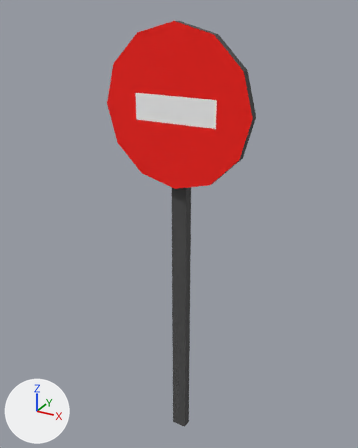
The Blender file assets/models/generic/traffic_sign_forbidden.blend, before and after one commit.
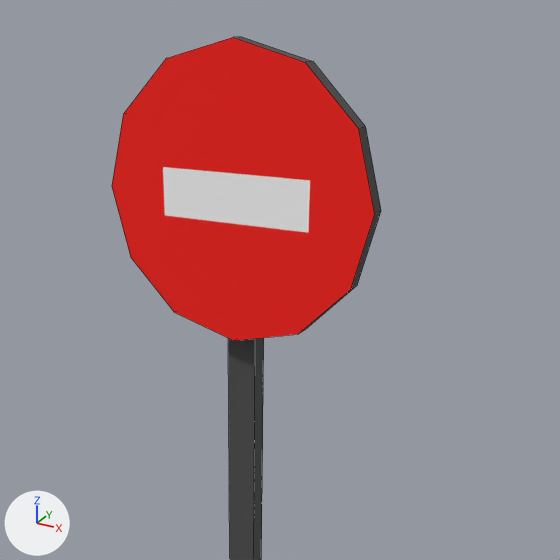
There are two pictures of each version: one whole from a 50 mm lens placed at (1.33, -2.447, 2.818), pointed at (-0.034, 0.033, 1.578), one close up on the part from 13% to 99% of the width and 0% to 69% of the height. The lights are fixed; the arrows at lower left show +X, +Y and +Z. The first two pictures are the older version. The close-ups show mesh edges as thin lines.

The scene before the commit, as lines of its bpy script (objects in view):
```python
mat_red = principled_material('Red')
mat_red.texture = img_traffic_sign_forbidden_png
mat_red.roughness = 1.0
me_circle_003 = bpy.data.meshes.new('Circle.003')
me_circle_003.from_pydata(...)  # 24 vertices, 14 faces; spans x -0.45..0.45, y -0.45..0.45, z 0.0..0.05
# faces by material slot: [1, 13]
me_circle_003.materials.append(mat_red)  # picture img_traffic_sign_forbidden_png
me_circle_003.materials.append(mat_metal_003)  # dark grey #4f4f4f
me_plane_002 = bpy.data.meshes.new('Plane.002')
me_plane_002.from_pydata([(-1.6, -1.0, 0.0), (1.6, -1.0, 0.0), (-1.6, 1.0, 0.0), (1.6, 1.0, 0.0), (-1.6, 1.0, 64.0), (-1.6, -1.0, 64.0), (1.6, -1.0, 64.0), (1.6, 1.0, 64.0)], [], [(5, 6, 7, 4), (1, 3, 7, 6), (2, 0, 5, 4), (3, 2, 4, 7), (0, 1, 6, 5)])
me_plane_002.materials.append(mat_metal_002)  # dark grey #4f4f4f
ob_circle = bpy.data.objects.new('Circle', me_circle_003)
ob_circle.location = (0.0, -0.03, 2.3)
ob_circle.rotation_euler = (1.571, 0.0, 0.0)  # degrees (90, 0, 0)
ob_plane = bpy.data.objects.new('Plane', me_plane_002)
ob_plane.location = (0.0, 0.0, 0.0)
ob_plane.scale = (0.0312, 0.0312, 0.0312)
```
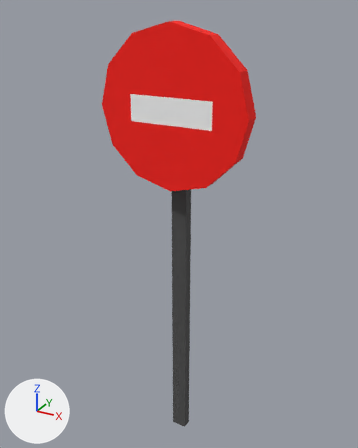
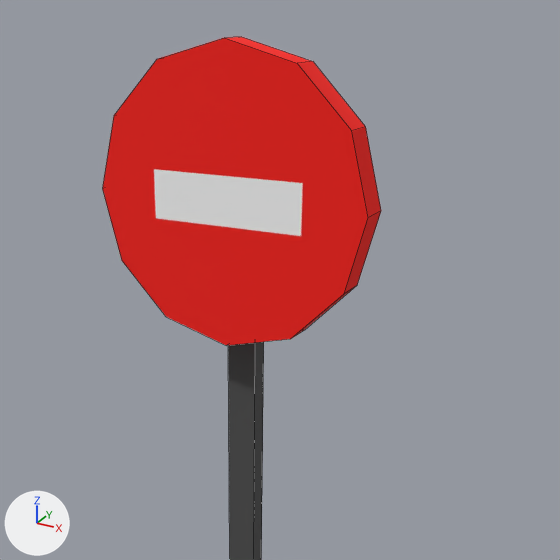
Boxes (x1, y1, x2, y2) around the edits, measured in the close-ups (560 x 560 px; the box of a moved part takes in the faces that stretch with it):
'Circle', surface changed, recoloured, rescaled
    before: (112, 37, 381, 341)
    after: (102, 37, 381, 345)
part 1 of me_circle_003, moved or reshaped
    before: (112, 37, 381, 341)
    after: (102, 37, 381, 345)
part 2 of me_circle_003, recoloured
    before: (234, 37, 381, 333)
    after: (227, 37, 381, 337)

Patch to the scene script:
```diff
--- a/assets/models/generic/traffic_sign_forbidden.blend.py
+++ b/assets/models/generic/traffic_sign_forbidden.blend.py
@@ mat_red @@
 mat_red = principled_material('Red')
-mat_red.texture = img_traffic_sign_forbidden_png
+mat_red.base_color = (1.0, 0.0116, 0.00651)  # red #ff1c13
 mat_red.roughness = 1.0
@@ mat_texture @@
+mat_texture = principled_material('Texture')
+mat_texture.texture = img_traffic_sign_forbidden_png
+mat_texture.roughness = 1.0
@@ me_circle_003 @@
 # used by ob_circle; location = (0.0, -0.03, 2.3); rotation_euler = (1.571, 0.0, 0.0), in degrees (90, 0, 0)
-me_circle_003.from_pydata(...)  # 24 vertices, 14 faces; spans x -0.45..0.45, y -0.45..0.45, z 0.0..0.05
+me_circle_003.from_pydata(...)  # 24 vertices, 14 faces; spans x -0.45..0.45, y -0.45..0.45, z 0.0..0.1
+# me_circle_003 part 1: the whole mesh is scaled about the mesh origin by (1, 1, 2)
+# me_circle_003 part 2: all 12 faces centred in x -0.42..0.42, y -0.42..0.42, z 0.025 switch from mat_metal_003 (dark grey #4f4f4f) to mat_red (red #ff1c13)
+me_circle_003.materials.append(mat_texture)  # picture img_traffic_sign_forbidden_png
```
